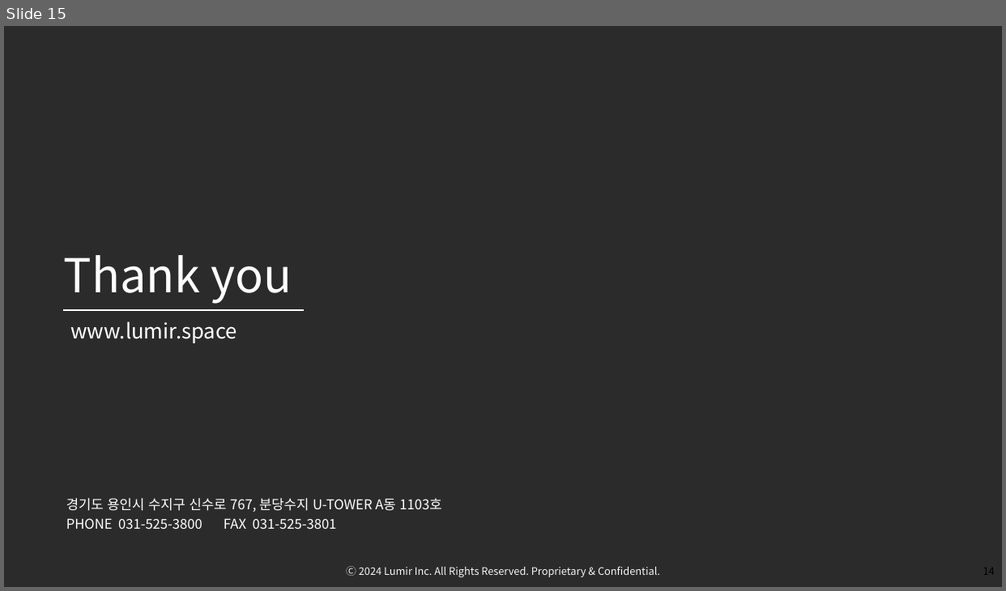
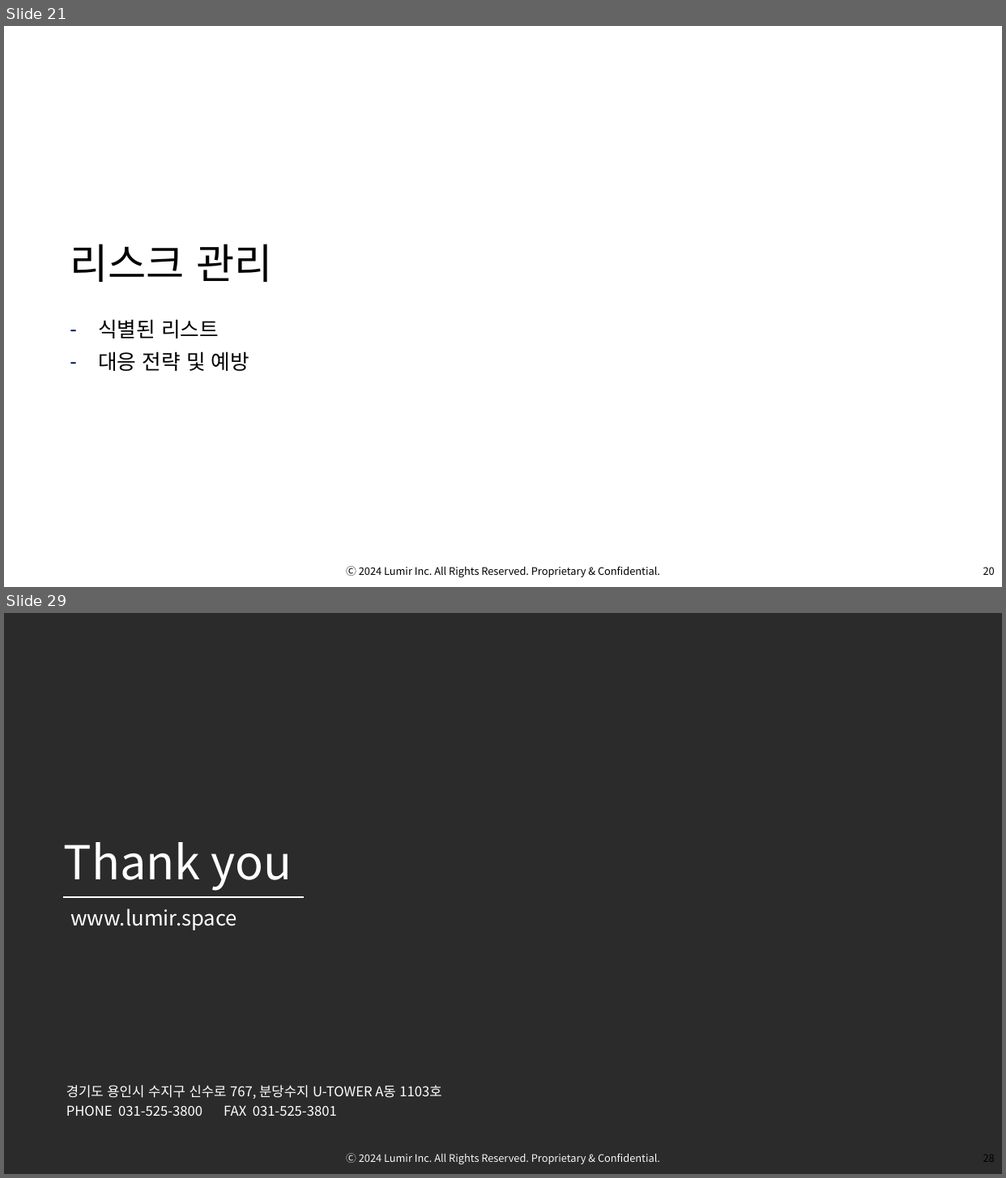
Before and after one commit to OsterRepository/OsterRepository, a slide deck: 기술 7부 김민수 성과 발표.pptx. Shown one above the other, each under a label of ours: slide 15 before the commit, slides 21 and 29 after it; the slides between them are not shown. The pictures are 1006x591 and 1006x1178 pixels, drawn with LibreOffice and Linux fonts; fonts in the diff are those of the drawing; background and template pictures are left out; a plain dark background stands for a picture behind light text. Boxes give left, top, right and bottom in pixels: in the first picture for what was removed or moved away, otherwise in the second. Text is boxed around its words. In the diff, an @@ line names an element or a change of style, - is before the commit and + after.

```diff
--- a/기술 7부 김민수 성과 발표.pptx
+++ b/기술 7부 김민수 성과 발표.pptx
@@ slide 21 added at (4, 26, 1002, 587), background picture (left out); not listed: 2 template elements that a slide beside it also shows @@
@@ title added at (70, 244, 272, 282), 40 pt, text #000000 @@
+리스크 관리
@@ text added at (98, 319, 249, 371), 20 pt, text #000000 @@
+– 식별된 리스트
+– 대응 전략 및 예방
@@ what was slide 15 is now slide 29 @@
```
Also in this commit, not shown: 13 other slides added.
